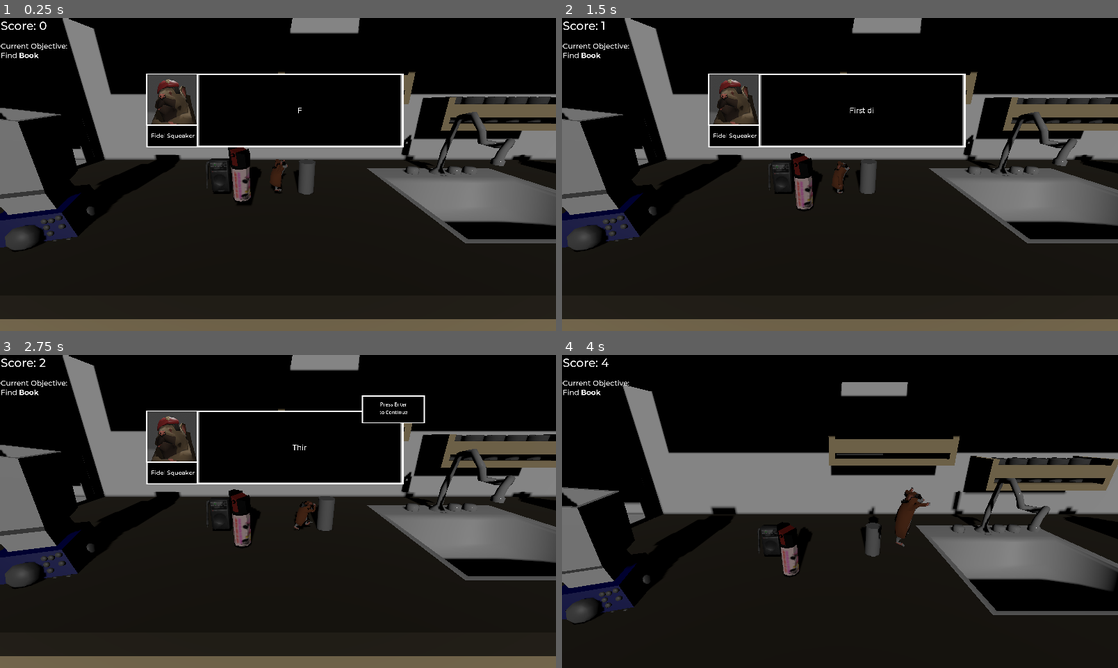
Above: before the commit, frames 1-4 (two rows, left to right).
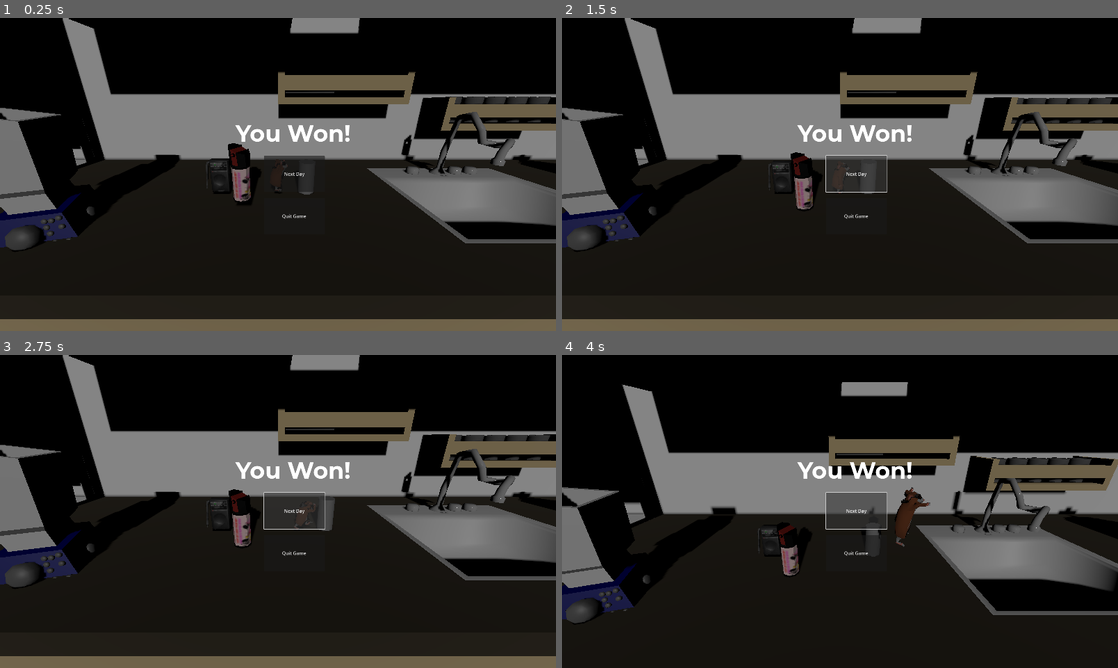
Above: after the commit, the same moments.

Repository: Trikzon/squirreling-away
Game: Godot game, scene res://main.tscn
Two runs of this game, one before a commit and one after it. Both use one fixed random seed, a clock stepped at 60 frames per second and the inputs below.
Inputs (mouse positions are in pixels of both pictures, inside the frame that each line leads up to):
- Up to frame 1 (0.25 s): no input
- Up to frame 2 (1.5 s): click (856, 174) at 0.5 s, where only the run after the commit has a clickable "Next Day"; click (856, 174) at 1.25 s, where only the run after the commit has a clickable "Next Day"
- Up to frame 3 (2.75 s): tap Enter (dialog_forward) at 2 s; hold D (player_right) from 2.03 s (still down); tap E (push) at 2.1 s; tap Space (jump) at 2.27 s
- Up to frame 4 (4 s): tap Enter (dialog_forward) at 2.75 s; release D (player_right) at 2.78 s; hold S (player_backward) 2.78-3.53 s; tap E (push) at 2.85, 3.6 s; tap Space (jump) at 3.02 s; hold D (player_right) from 3.53 s (still down)

The runs differ from the first frame. In frame 1, 9.2% of the frame differs, in the area x 0-73%, y 1-65%; in frame 2, 9.3%; in frame 3, 9.5%, in the area x 0-77%, y 1-65%; in frame 4, 1.7%.

Commit message:
Added UI Screens

Diff:
--- a/Entities/Player/player.tscn
+++ b/Entities/Player/player.tscn
@@ -28,26 +28,6 @@
 [node name="hamster_walk_2" parent="." instance=ExtResource("2_gpqi1")]
 transform = Transform3D(-1.35942e-08, 0, 0.311, 0, 0.311, 0, -0.311, 0, -1.35942e-08, 0, -0.972, 0)
 
-[node name="Skeleton3D" parent="hamster_walk_2/Armature" index="0"]
-bones/1/rotation = Quaternion(0.0670222, 0.536411, 0.114108, 0.833517)
-bones/1/scale = Vector3(1, 1, 1)
-bones/2/rotation = Quaternion(-0.00239378, 0.0660255, 0.162785, 0.984447)
-bones/2/scale = Vector3(1, 1, 1)
-bones/5/rotation = Quaternion(0.732947, 0.0431837, 0.0858947, 0.673459)
-bones/6/rotation = Quaternion(-0.308684, -0.477363, 0.145031, 0.809818)
-bones/7/rotation = Quaternion(0.0583143, 0.164156, 0.258384, 0.950205)
-bones/8/rotation = Quaternion(0.202257, 0.0373902, 0.0573629, 0.976936)
-bones/9/rotation = Quaternion(-0.599134, 0.43021, -0.435081, 0.516393)
-bones/9/scale = Vector3(1, 1, 1)
-bones/10/rotation = Quaternion(-0.0182949, 0.331325, 0.590298, 0.735824)
-bones/11/rotation = Quaternion(-0.0135159, 0.0651251, -0.0858244, 0.994088)
-bones/13/rotation = Quaternion(0.379298, -0.0124702, 0.921156, -0.086306)
-bones/13/scale = Vector3(1, 1, 1)
-bones/14/scale = Vector3(1, 1, 1)
-bones/15/rotation = Quaternion(-0.411877, -0.0707257, 0.908208, 0.0226441)
-bones/15/scale = Vector3(1, 1, 0.999997)
-bones/16/rotation = Quaternion(0.678195, -0.120342, 0.424293, 0.58783)
-
 [node name="AnimationTree" parent="hamster_walk_2" index="2"]
 parameters/playback = SubResource("AnimationNodeStateMachinePlayback_yxgu3")
 parameters/walk/TimeScale/scale = 1.0
--- a/UI/ui.gd
+++ b/UI/ui.gd
@@ -13,3 +13,18 @@
 func _on_score_timer_timeout():
     score+=1
     $ScoreLabel.text = "Score: %s" % score
+
+func enableStartScreen():
+    $StartScreen.show()
+    $GameOverScreen.hide()
+    $WinScreen.hide()
+
+func enableGameOverScreen():
+    $StartScreen.hide()
+    $GameOverScreen.show()
+    $WinScreen.hide()
+
+func enableWinScreen():
+    $StartScreen.hide()
+    $GameOverScreen.hide()
+    $WinScreen.show()
--- a/UI/ui.tscn
+++ b/UI/ui.tscn
@@ -29,6 +29,7 @@
 script = ExtResource("1_7yrqp")
 
 [node name="ScoreLabel" type="Label" parent="."]
+visible = false
 layout_mode = 0
 offset_right = 117.0
 offset_bottom = 83.0
@@ -38,6 +39,7 @@
 script = SubResource("GDScript_0fs3e")
 
 [node name="RichTextLabel2" type="RichTextLabel" parent="."]
+visible = false
 layout_mode = 0
 offset_top = 79.0
 offset_right = 242.0
@@ -51,8 +53,119 @@
 Find [b]Book[/b]"
 
 [node name="Dialog" parent="." instance=ExtResource("4_jnwbp")]
+visible = false
 layout_mode = 1
 offset_left = 519.0
 offset_top = 64.0
 offset_right = -371.0
 offset_bottom = -510.0
+
+[node name="StartScreen" type="Control" parent="."]
+visible = false
+anchors_preset = 0
+offset_left = 427.0
+offset_top = 278.0
+offset_right = 1627.0
+offset_bottom = 778.0
+
+[node name="Title" type="RichTextLabel" parent="StartScreen"]
+layout_mode = 1
+anchors_preset = 10
+anchor_right = 1.0
+offset_bottom = 240.0
+grow_horizontal = 2
+theme_override_fonts/bold_font = ExtResource("3_fvtm0")
+theme_override_font_sizes/bold_font_size = 80
+bbcode_enabled = true
+text = "
+
+
+[b]          Squirreling Away[/b]"
+
+[node name="StartStartButton" type="Button" parent="StartScreen"]
+layout_mode = 0
+offset_left = 483.0
+offset_top = 196.0
+offset_right = 694.0
+offset_bottom = 321.0
+text = "Start Game"
+
+[node name="StartQuitButton" type="Button" parent="StartScreen"]
+layout_mode = 0
+offset_left = 483.0
+offset_top = 342.0
+offset_right = 694.0
+offset_bottom = 467.0
+text = "Quit Game"
+
+[node name="GameOverScreen" type="Control" parent="."]
+visible = false
+anchors_preset = 0
+offset_left = 427.0
+offset_top = 278.0
+offset_right = 1627.0
+offset_bottom = 778.0
+
+[node name="GameOverText" type="RichTextLabel" parent="GameOverScreen"]
+layout_mode = 1
+anchors_preset = 10
+anchor_right = 1.0
+offset_bottom = 240.0
+grow_horizontal = 2
+theme_override_fonts/bold_font = ExtResource("3_fvtm0")
+theme_override_font_sizes/bold_font_size = 80
+bbcode_enabled = true
+text = "
+
+
+[b]        You Died. Game Over[/b]"
+
+[node name="GameOverRestartButton" type="Button" parent="GameOverScreen"]
+offset_left = 483.0
+offset_top = 196.0
+offset_right = 694.0
+offset_bottom = 321.0
+text = "Restart Day"
+
+[node name="GameOverQuitButton" type="Button" parent="GameOverScreen"]
+offset_left = 483.0
+offset_top = 342.0
+offset_right = 694.0
+offset_bottom = 467.0
+text = "Quit Game"
+
+[node name="WinScreen" type="Control" parent="."]
+layout_mode = 3
+anchors_preset = 0
+offset_left = 427.0
+offset_top = 278.0
+offset_right = 1627.0
+offset_bottom = 778.0
+
+[node name="YouWinText" type="RichTextLabel" parent="WinScreen"]
+layout_mode = 1
+anchors_preset = 10
+anchor_right = 1.0
+offset_bottom = 240.0
+grow_horizontal = 2
+theme_override_fonts/bold_font = ExtResource("3_fvtm0")
+theme_override_font_sizes/bold_font_size = 80
+bbcode_enabled = true
+text = "
+
+
+[b]                 You Won![/b]"
+
+[node name="WinNextDayButton" type="Button" parent="WinScreen"]
+offset_left = 483.0
+offset_top = 196.0
+offset_right = 694.0
+offset_bottom = 321.0
+text = "Next Day"
+
+[node name="WinQuitButton" type="Button" parent="WinScreen"]
+offset_left = 483.0
+offset_top = 342.0
+offset_right = 694.0
+offset_bottom = 467.0
+text = "Quit Game"
